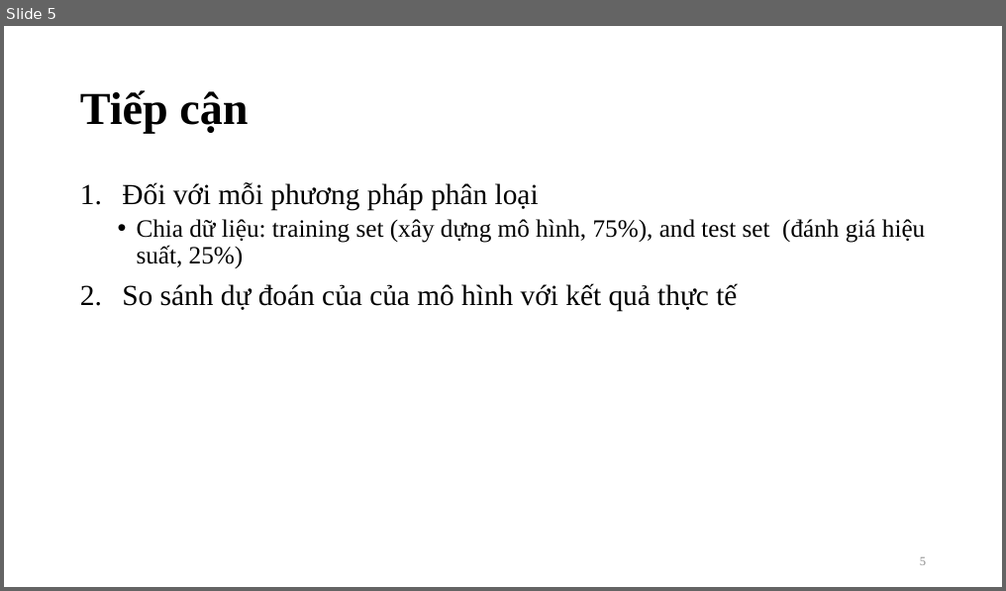
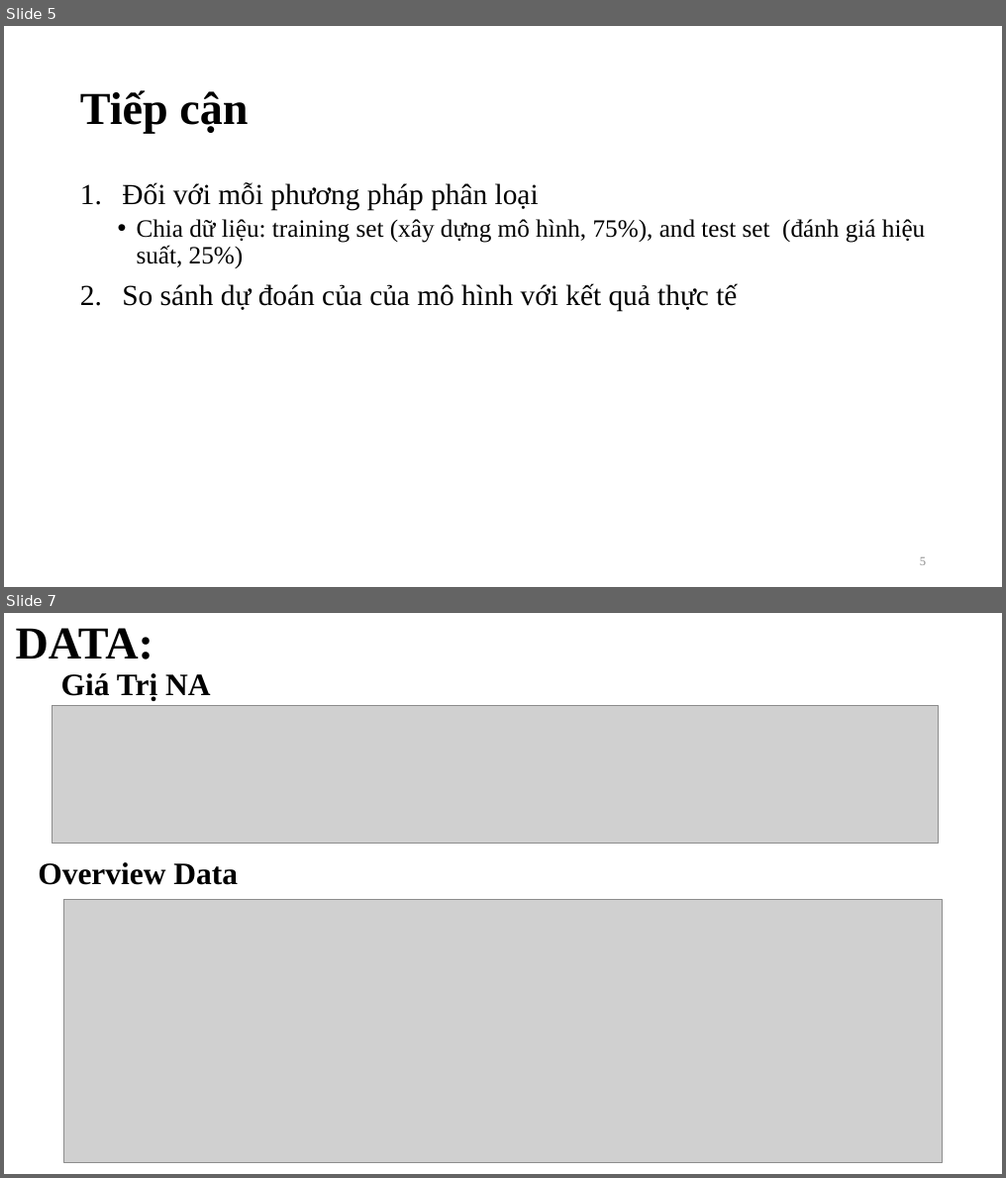
Before and after one commit to quocdunglxag123/Project-DM-Nhom10, a slide deck: Nhom10-report.pptx. Shown one above the other, each under a label of ours: slide 5 before the commit, slides 5 and 7 after it; the slides between them are not shown. The pictures are 1006x591 and 1006x1178 pixels, drawn with LibreOffice and Linux fonts; fonts in the diff are those of the drawing; grey boxes stand for pictures. Boxes give left, top, right and bottom in pixels: in the first picture for what was removed or moved away, otherwise in the second. Text is boxed around its words. In the diff, an @@ line names an element or a change of style, - is before the commit and + after.

```diff
--- a/Nhom10-report.pptx
+++ b/Nhom10-report.pptx
@@ slide 7 added at (4,613,1002,1174), background #FFFFFF @@
@@ title added at (16,628,153,660), 44 pt, text #000000, bold @@
+DATA:
@@ text added at (61,673,210,701), 30 pt, text #000000, bold @@
+Giá Trị NA
@@ picture added at (52,706,939,844) @@
@@ text added at (38,862,238,885), 30 pt, text #000000, bold @@
+Overview Data
@@ picture added at (63,900,943,1163) @@
```
Also in this commit, not shown: 2 slides changed, 1 other file.
